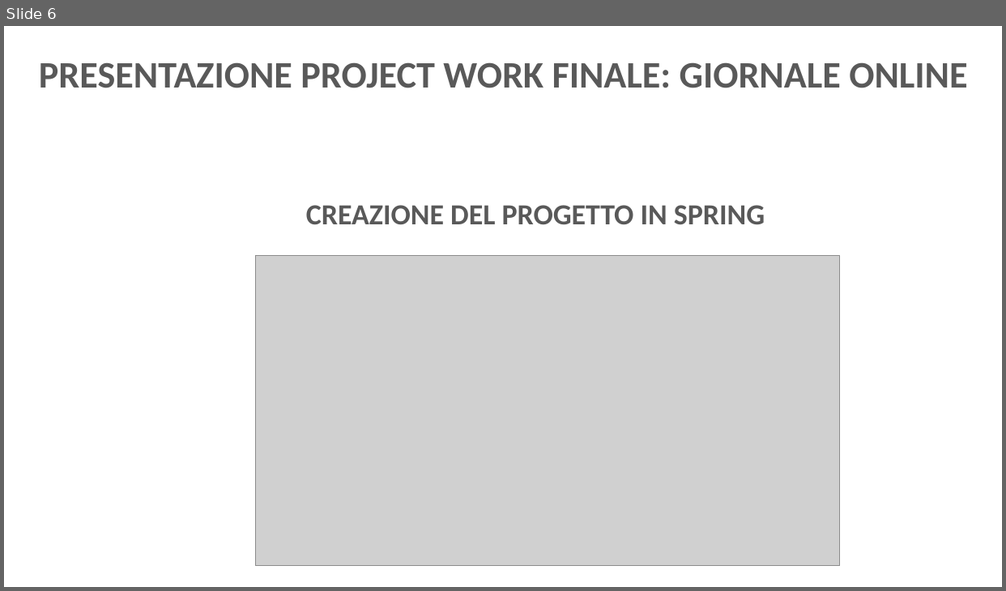
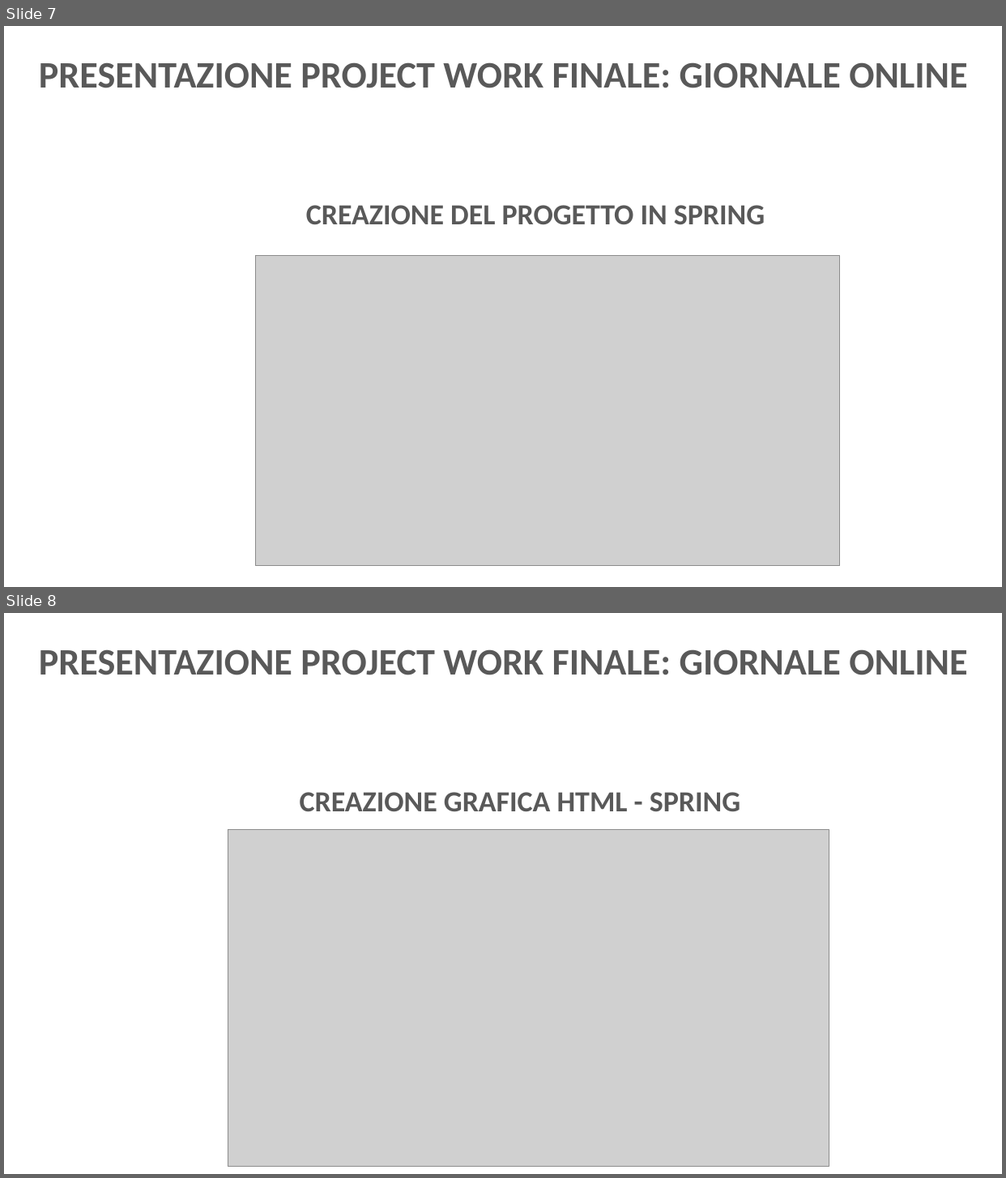
Before and after one commit to nDr3K/GiornaleOnlinePW, a slide deck: Presentazione Project Giornale.pptx. Shown one above the other, each under a label of ours: slide 6 before the commit, slides 7 and 8 after it. The pictures are 1006x591 and 1006x1178 pixels, drawn with LibreOffice and Linux fonts; fonts in the diff are those of the drawing; grey boxes stand for pictures; background and template pictures are left out. Boxes give left, top, right and bottom in pixels: in the first picture for what was removed or moved away, otherwise in the second. Text is boxed around its words. In the diff, an @@ line names an element or a change of style, - is before the commit and + after.

```diff
--- a/Presentazione Project Giornale.pptx
+++ b/Presentazione Project Giornale.pptx
@@ slide 8 added at [4,613,1002,1174], background picture (left out) @@
@@ text added at [39,649,967,675], 36 pt, text #595959, bold @@
+PRESENTAZIONE PROJECT WORK FINALE: GIORNALE ONLINE
@@ text added at [300,792,740,811], 28 pt, text #595959, bold @@
+CREAZIONE GRAFICA HTML - SPRING
@@ picture added at [228,829,829,1167] @@
@@ what was slide 6 is now slide 7 @@
```
Also in this commit, not shown: 2 slides changed, 5 other slides added, 1 other file.
